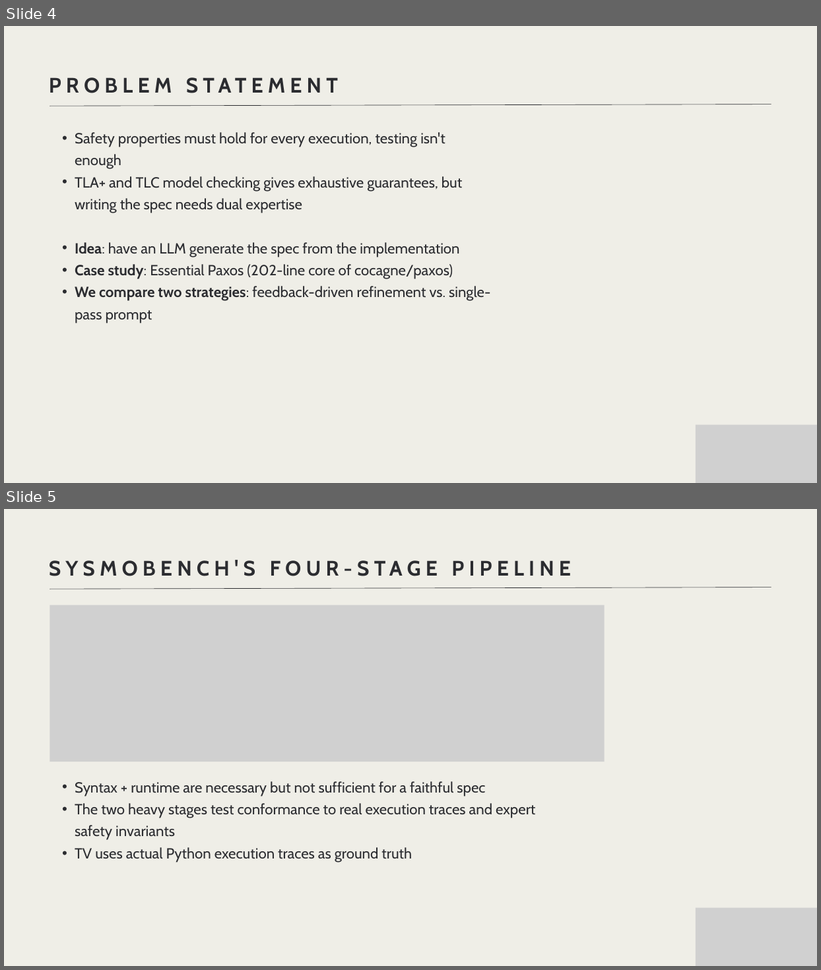
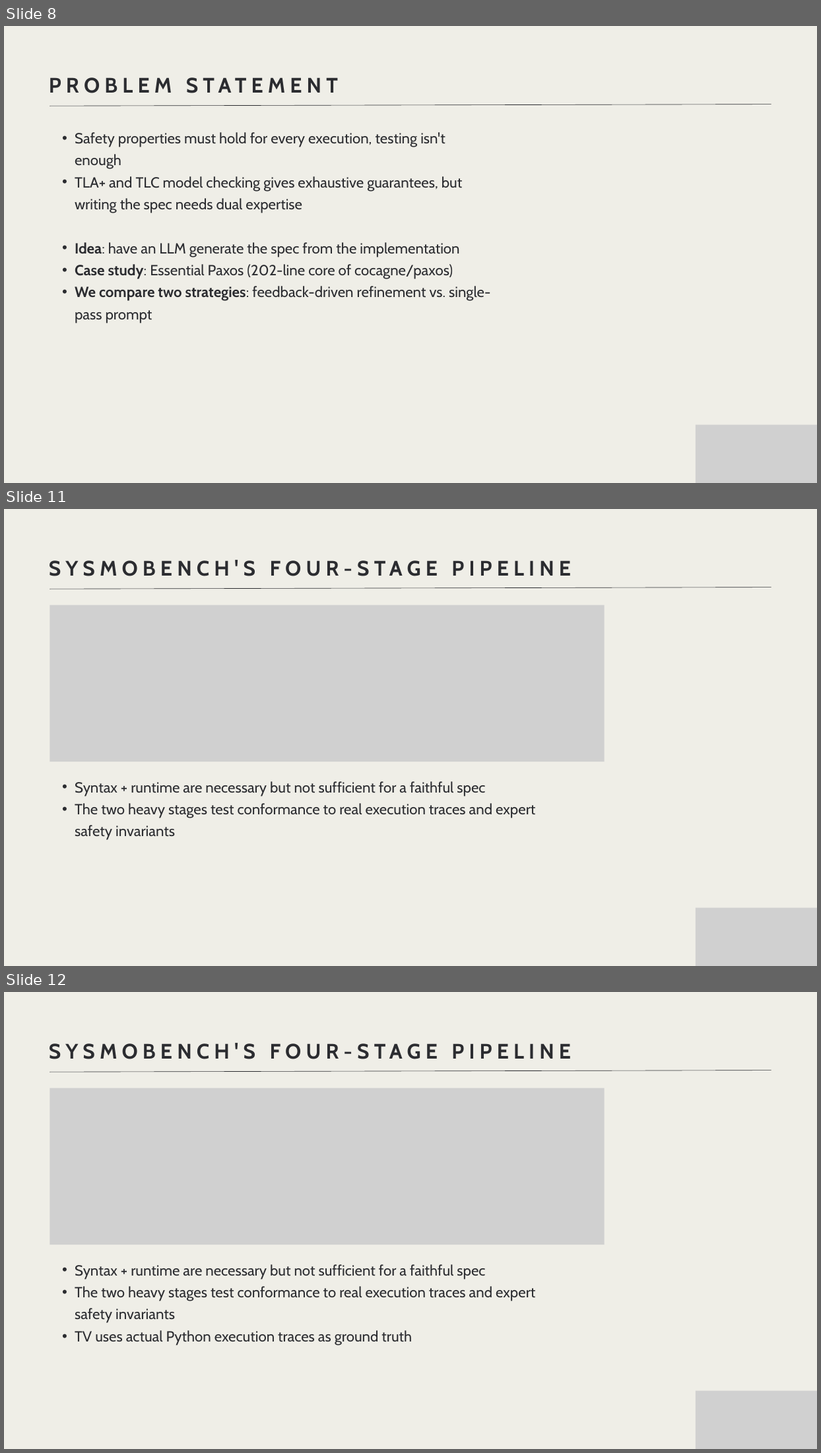
Before and after one commit to makhana/SysMoBench-research, a slide deck: Presentation.pptx. Shown one above the other, each under a label of ours: slides 4 and 5 before the commit, slides 8, 11 and 12 after it; the slides between them are not shown. The pictures are 821x970 and 821x1453 pixels, drawn with LibreOffice and Linux fonts; fonts in the diff are those of the drawing; grey boxes stand for pictures. Boxes give left, top, right and bottom in pixels: in the first picture for what was removed or moved away, otherwise in the second. Text is boxed around its words. In the diff, an @@ line names an element or a change of style, - is before the commit and + after.

```diff
--- a/Presentation.pptx
+++ b/Presentation.pptx
@@ slide 11 added at [4,509,817,966], background #EFEEE7 @@
@@ text added at [49,560,61,576], 37.1 pt, text #2B2C30, bold @@
+SYSMOBENCH'S FOUR-STAGE PIPELINE
@@ line added from (50, 589) to (771, 588), #2B2C30 0.75 pt @@
@@ picture added at [50,605,604,762] @@
@@ text added at [75,782,535,840], 26 pt, text #2B2C30 @@
+  • Syntax + runtime are necessary but not sufficient for a faithful spec
+  • The two heavy stages test conformance to real execution traces and expert safety invariants
@@ picture added at [696,908,817,966] @@
@@ what was slide 4 is now slide 8 @@
@@ what was slide 5 is now slide 12 @@
```
Also in this commit, not shown: 6 slides changed, 31 other slides added.
